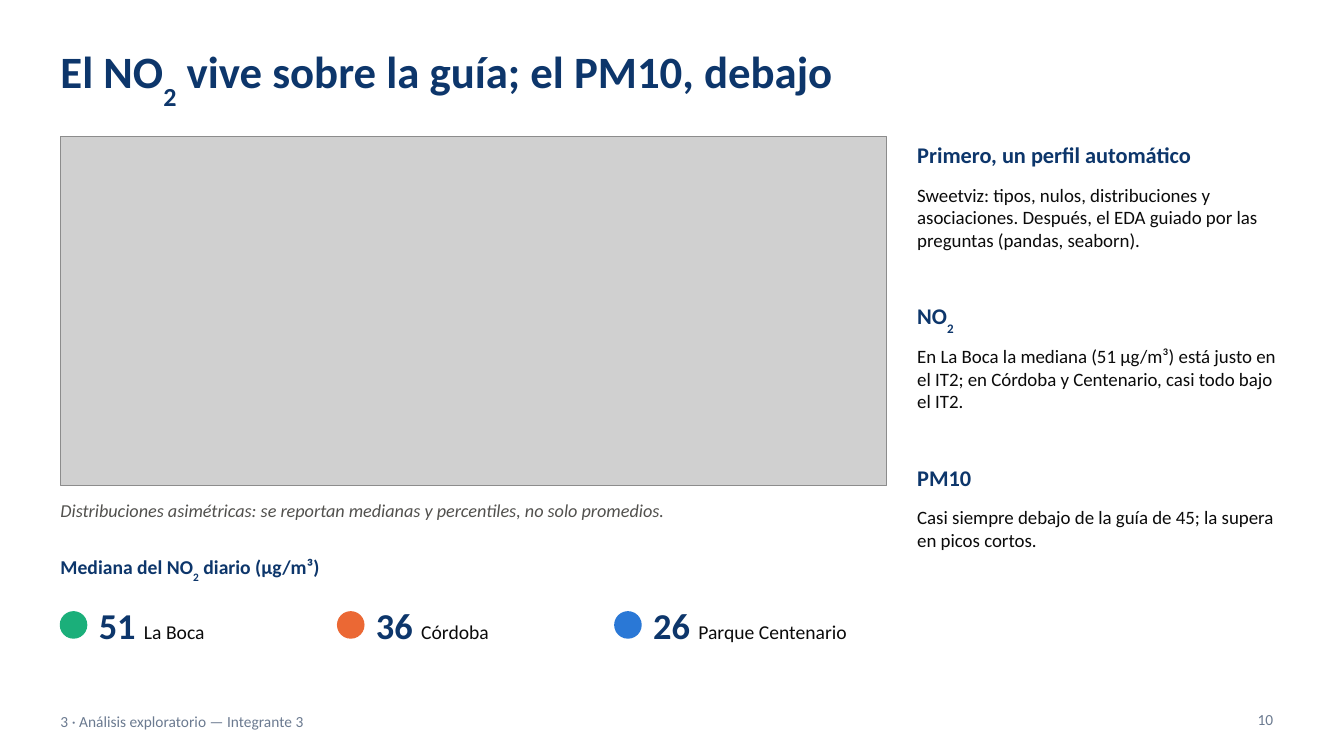
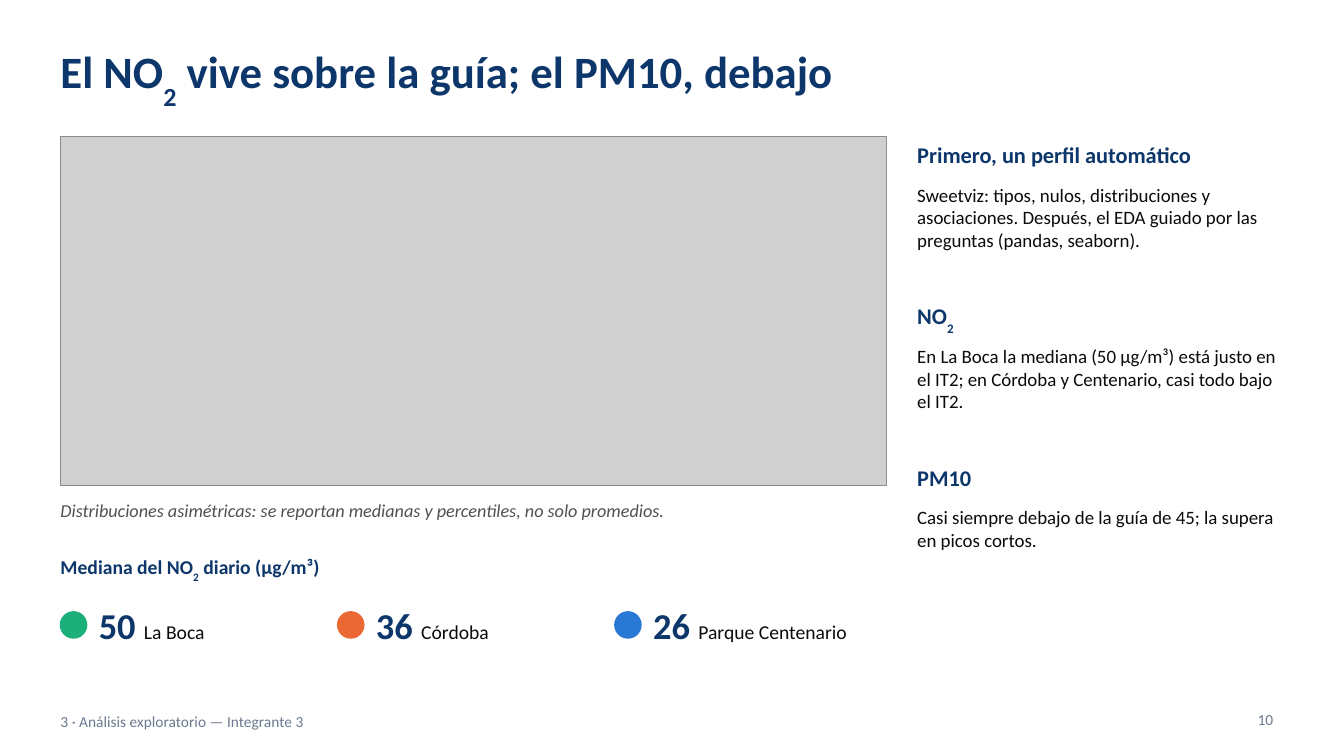
Before and after one commit to ezequielmaranda/nox-ciudad, a slide deck: slide 10 of presentacion/presentacion_tp_aire_oms.pptx. Drawn at 1344x756 pixels with LibreOffice and Linux fonts; fonts in the diff are those of the drawing; grey boxes stand for pictures. Boxes give left, top, right and bottom in pixels: in the first picture for what was removed or moved away, otherwise in the second. Text is boxed around its words. In the diff, an @@ line names an element or a change of style, - is before the commit and + after.

```diff
--- a/presentacion/presentacion_tp_aire_oms.pptx
+++ b/presentacion/presentacion_tp_aire_oms.pptx
@@ text at [917, 348, 1275, 408]: text changed @@
-En La Boca la mediana (51 µg/m³) está justo en el IT2; en Córdoba y Centenario, casi todo bajo el IT2.
+En La Boca la mediana (50 µg/m³) está justo en el IT2; en Córdoba y Centenario, casi todo bajo el IT2.
@@ text at [99, 615, 205, 640]: text changed @@
-51 La Boca
+50 La Boca
```
Also in this commit, not shown: 13 other slides changed, 2 slides added, 1 other file.
